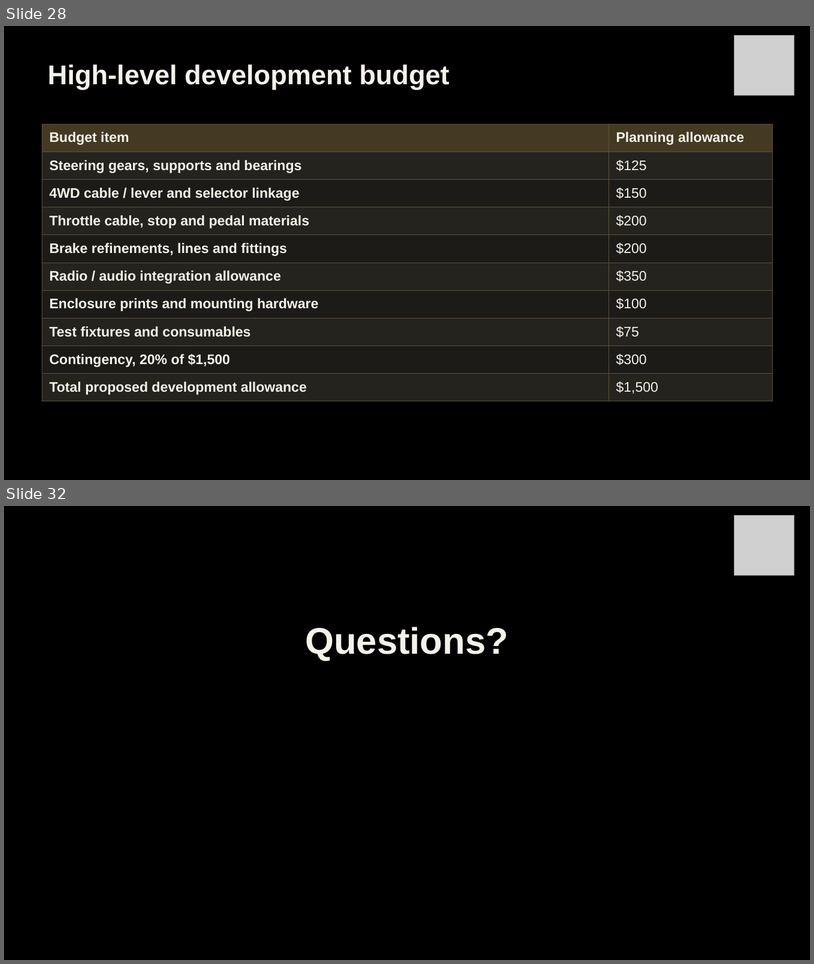
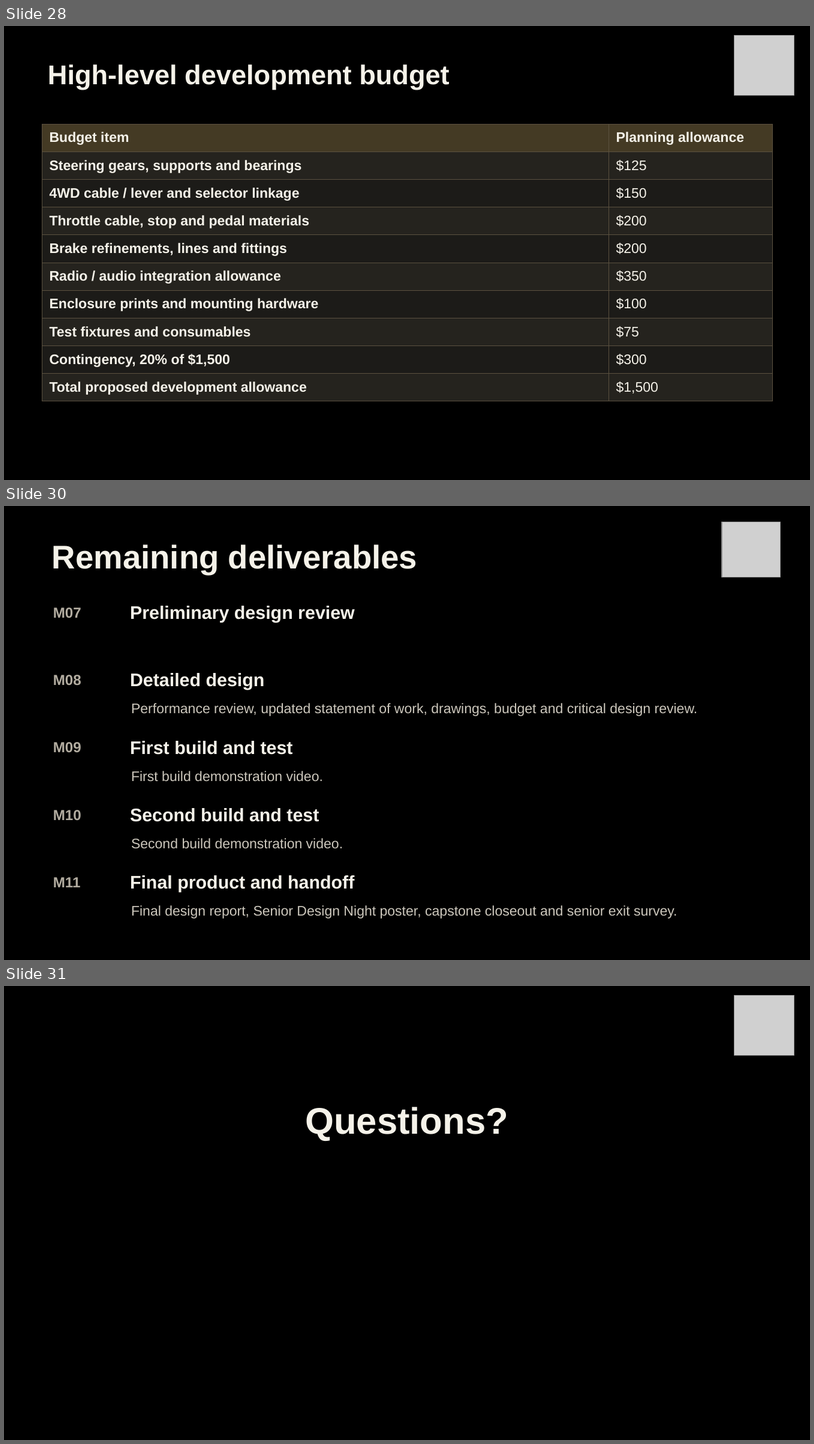
Before and after one commit to Polowater123/Aggie-Baja-Controls-The-A.B.C.-, a slide deck: PDR Draft.pptx. Shown one above the other, each under a label of ours: slides 28 and 32 before the commit, slides 28, 30 and 31 after it; the slides between them are not shown. The pictures are 814x964 and 814x1444 pixels, drawn with LibreOffice and Linux fonts; fonts in the diff are those of the drawing; grey boxes stand for pictures. Boxes give left, top, right and bottom in pixels: in the first picture for what was removed or moved away, otherwise in the second. Text is boxed around its words. In the diff, an @@ line names an element or a change of style, - is before the commit and + after.

```diff
--- a/PDR Draft.pptx
+++ b/PDR Draft.pptx
@@ slide 30 added at bbox=[4, 506, 810, 960], background #000000 @@
@@ picture added at bbox=[723, 522, 782, 577] @@
@@ text added at bbox=[52, 544, 417, 574], 39 pt, text #F5F2E9, bold @@
+Remaining deliverables
@@ text added at bbox=[53, 607, 81, 618], 17.2 pt, text #B2ACA0, bold @@
+M07
@@ text added at bbox=[130, 606, 355, 622], 21.8 pt, text #F5F2E9, bold @@
+Preliminary design review
@@ text added at bbox=[53, 675, 81, 685], 17.2 pt, text #B2ACA0, bold @@
+M08
@@ text added at bbox=[130, 673, 265, 690], 21.8 pt, text #F5F2E9, bold @@
+Detailed design
@@ text added at bbox=[131, 703, 698, 716], 16.5 pt, text #CCC7BC @@
+Performance review, updated statement of work, drawings, budget and critical design review.
@@ text added at bbox=[53, 742, 81, 752], 17.2 pt, text #B2ACA0, bold @@
+M09
@@ text added at bbox=[130, 741, 293, 754], 21.8 pt, text #F5F2E9, bold @@
+First build and test
@@ text added at bbox=[131, 771, 323, 781], 16.5 pt, text #CCC7BC @@
+First build demonstration video.
@@ text added at bbox=[53, 810, 81, 820], 17.2 pt, text #B2ACA0, bold @@
+M10
@@ text added at bbox=[130, 808, 319, 822], 21.8 pt, text #F5F2E9, bold @@
+Second build and test
@@ text added at bbox=[131, 838, 343, 849], 16.5 pt, text #CCC7BC @@
+Second build demonstration video.
@@ text added at bbox=[53, 877, 81, 887], 17.2 pt, text #B2ACA0, bold @@
+M11
@@ text added at bbox=[130, 875, 354, 892], 21.8 pt, text #F5F2E9, bold @@
+Final product and handoff
@@ text added at bbox=[131, 905, 677, 918], 16.5 pt, text #CCC7BC @@
+Final design report, Senior Design Night poster, capstone closeout and senior exit survey.
@@ what was slide 32 is now slide 31 @@
```
Also in this commit, not shown: 7 slides changed, 1 other slide added, 3 slides removed.
